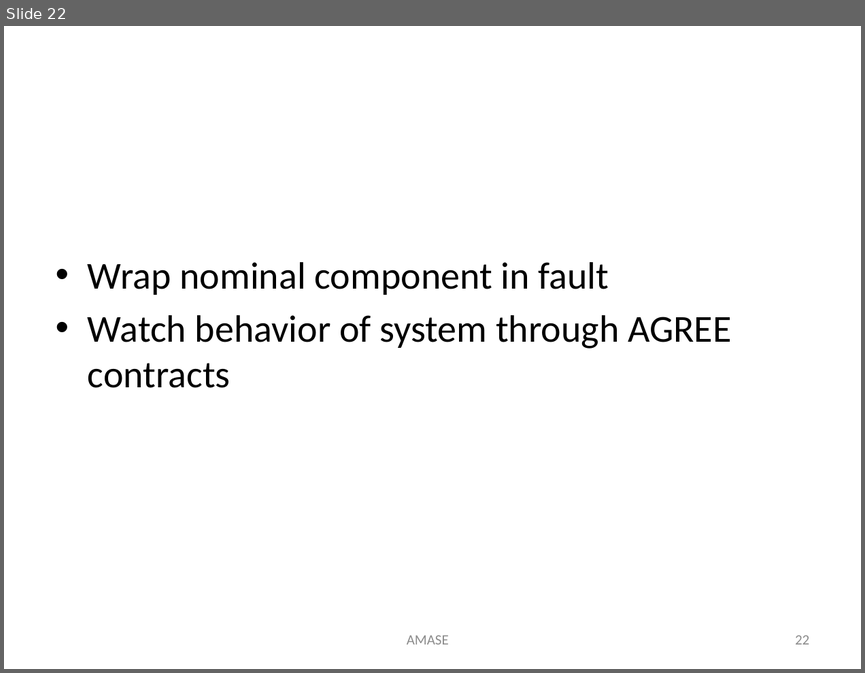
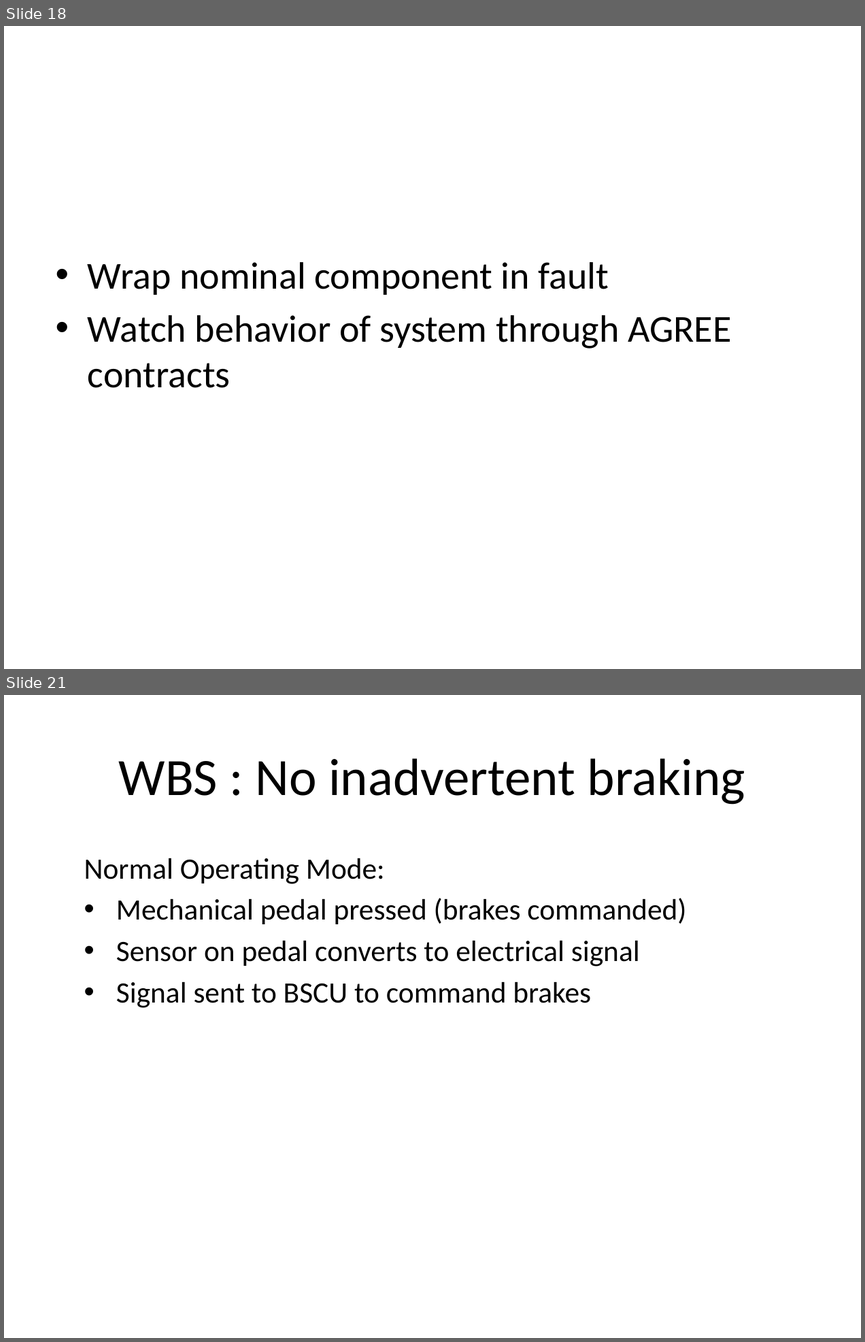
Before and after one commit to dkstewart/Presentations, a slide deck: nasa_year_end_review_2018.pptx. Shown one above the other, each under a label of ours: slide 22 before the commit, slides 18 and 21 after it; the slides between them are not shown. The pictures are 865x673 and 865x1342 pixels, drawn with LibreOffice and Linux fonts; fonts in the diff are those of the drawing. Boxes give left, top, right and bottom in pixels: in the first picture for what was removed or moved away, otherwise in the second. Text is boxed around its words. In the diff, an @@ line names an element or a change of style, - is before the commit and + after.

```diff
--- a/nasa_year_end_review_2018.pptx
+++ b/nasa_year_end_review_2018.pptx
@@ slide 21 added at [4,695,861,1338], background #FFFFFF @@
@@ title added at [119,758,745,804], 44 pt, text #000000 @@
+WBS : No inadvertent braking
@@ text added at [84,858,686,1008], 24.8 pt, text #000000 @@
+Normal Operating Mode:
+• Mechanical pedal pressed (brakes commanded)
+• Sensor on pedal converts to electrical signal
+• Signal sent to BSCU to command brakes
@@ what was slide 22 is now slide 18 @@
@@ slide 18 changed as well @@
@@ text removed at [407,635,449,644] @@
-AMASE
@@ page number removed at [795,635,809,644] @@
-22
```
Also in this commit, not shown: 11 other slides changed, 27 other slides added, 36 slides removed.
